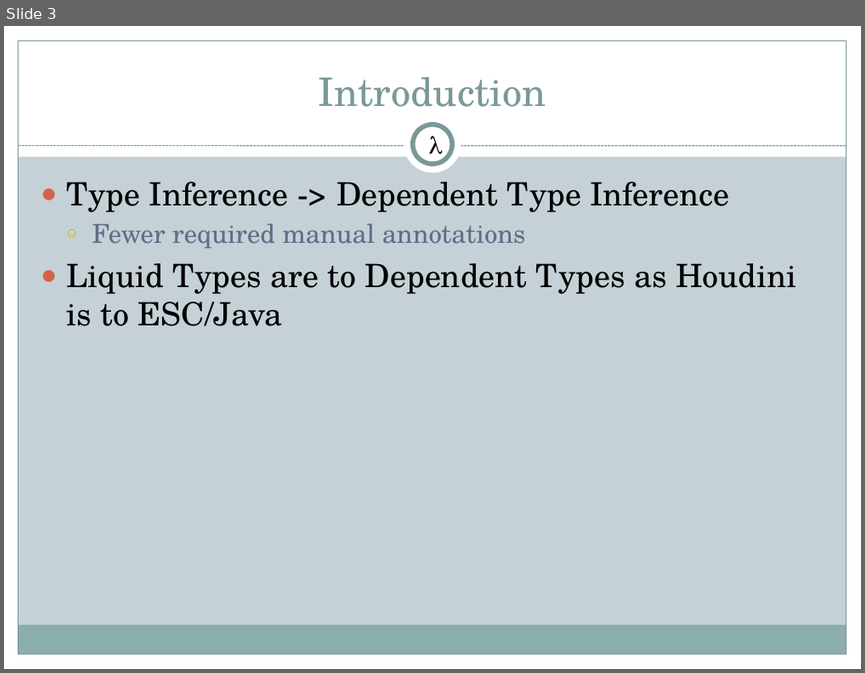
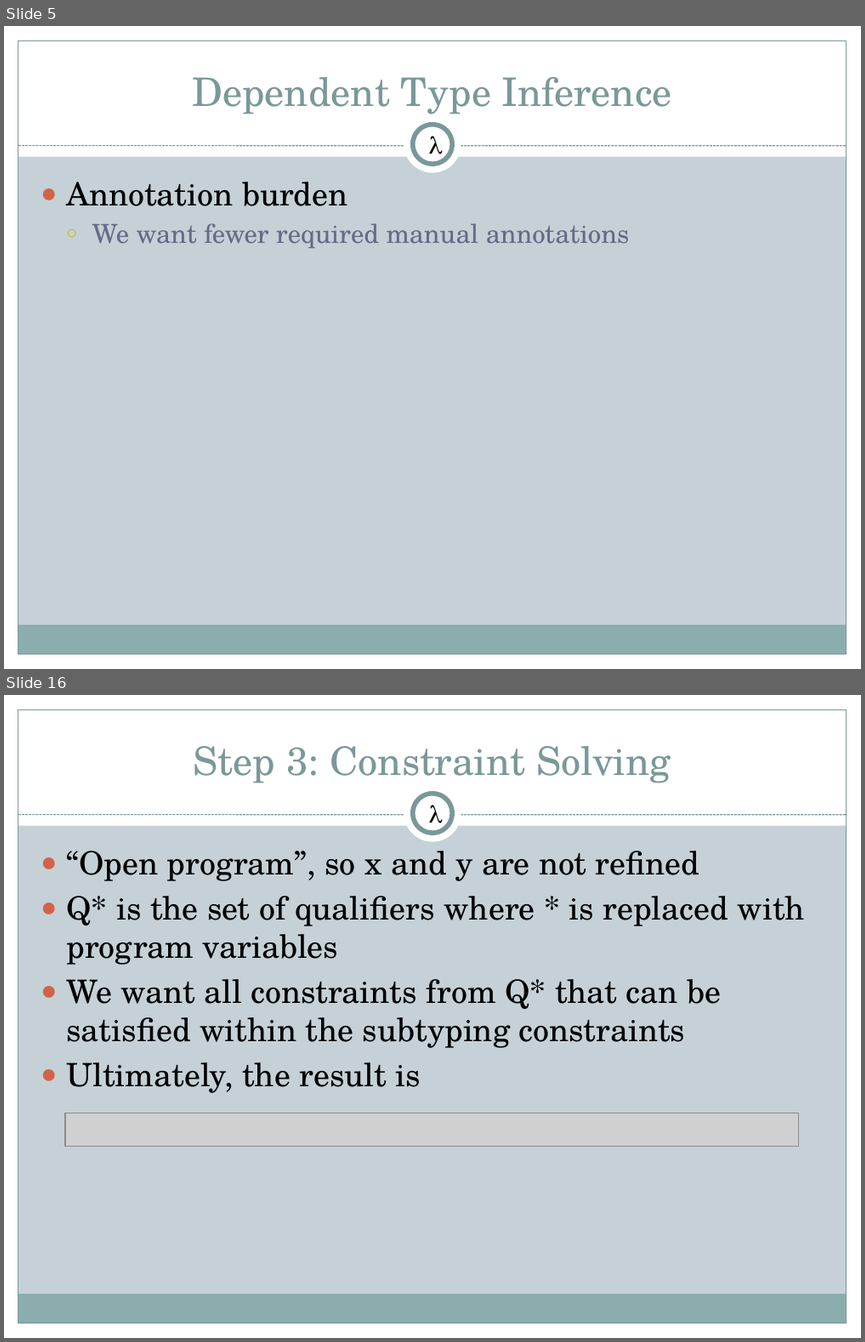
Before and after one commit to 2016rshah/CS395T, a slide deck: liquid-types.pptx. Shown one above the other, each under a label of ours: slide 3 before the commit, slides 5 and 16 after it; the slides between them are not shown. The pictures are 865x673 and 865x1342 pixels, drawn with LibreOffice and Linux fonts; fonts in the diff are those of the drawing; grey boxes stand for pictures. Boxes give left, top, right and bottom in pixels: in the first picture for what was removed or moved away, otherwise in the second. Text is boxed around its words. In the diff, an @@ line names an element or a change of style, - is before the commit and + after.

```diff
--- a/liquid-types.pptx
+++ b/liquid-types.pptx
@@ slide 16 added at <box>4,695,861,1338</box>, background #C5D1D7; not listed: 9 template elements that a slide beside it also shows @@
@@ title added at <box>194,746,670,783</box>, 33 pt, text #7C999A @@
+Step 3: Constraint Solving
@@ text added at <box>428,805,443,830</box>, 20 pt, text #000000 @@
+λ
@@ text added at <box>66,851,805,1093</box>, 27 pt, text #000000 @@
+● “Open program”, so x and y are not refined
+● Q* is the set of qualifiers where * is replaced with program variables
+● We want all constraints from Q* that can be satisfied within the subtyping constraints
+● Ultimately, the result is
@@ picture added at <box>65,1112,798,1145</box> @@
@@ what was slide 3 is now slide 5 @@
@@ slide 5 changed as well @@
@@ title at <box>192,77,672,114</box>: text changed @@
-Introduction
+Dependent Type Inference
@@ text at <box>66,182,630,248</box>: text changed; size 27 to 22 pt; text colour #000000 to #646B86 @@
-● Type Inference -> Dependent Type Inference
-  ○ Fewer required manual annotations
-● Liquid Types are to Dependent Types as Houdini is to ESC/Java
+● Annotation burden
+  ○ We want fewer required manual annotations
```
Also in this commit, not shown: 5 other slides changed, 29 other slides added, 1 slide removed, 2 other files.
